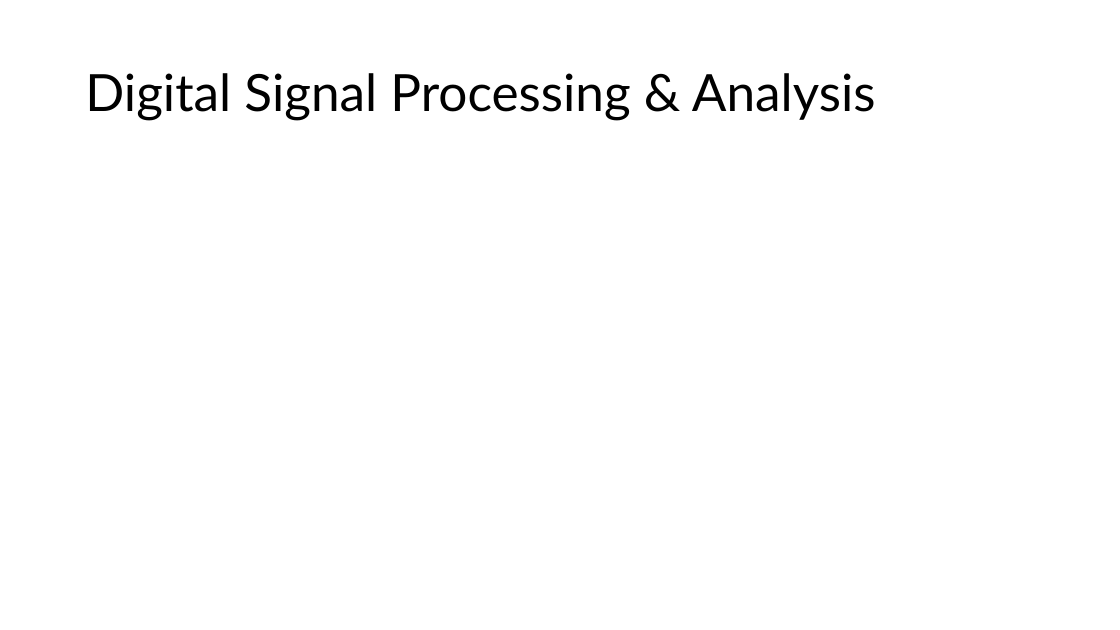
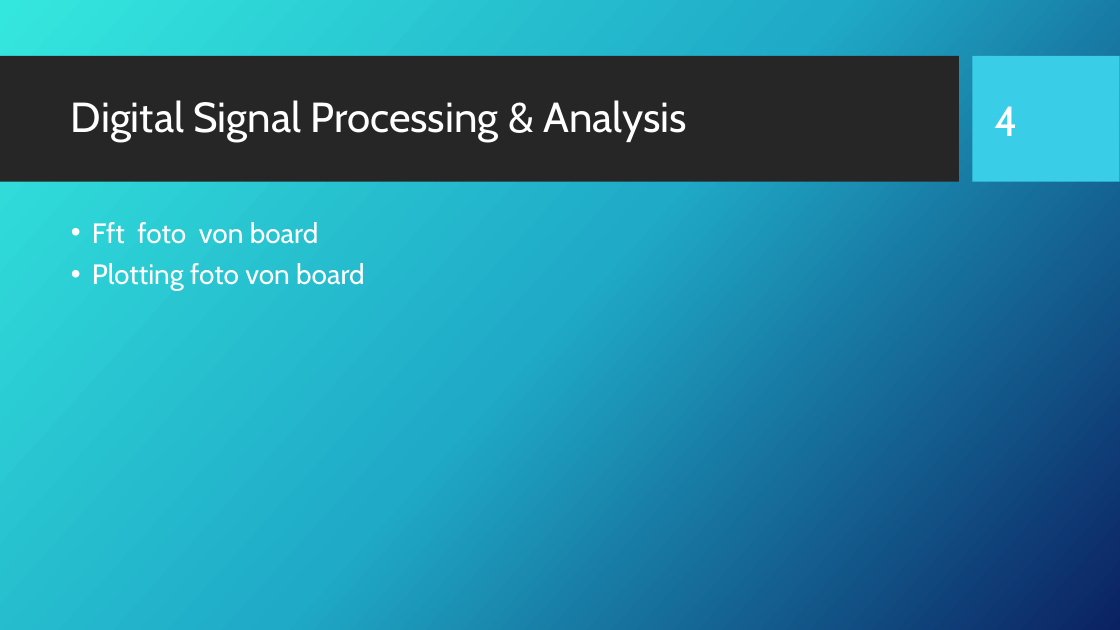
Before and after one commit to Tommy270502/PM3, a slide deck: slide 4 of 2_Assessments/Presentation.pptx. Drawn at 1120x630 pixels with LibreOffice and Linux fonts; fonts in the diff are those of the drawing; background and template pictures are left out. Boxes give left, top, right and bottom in pixels: in the first picture for what was removed or moved away, otherwise in the second. Text is boxed around its words. In the diff, an @@ line names an element or a change of style, - is before the commit and + after.

```diff
--- a/2_Assessments/Presentation.pptx
+++ b/2_Assessments/Presentation.pptx
@@ background #FFFFFF to picture (left out) @@
@@ rectangle added at [0,56,959,182], fill #262626 @@
@@ rectangle added at [973,56,1120,182], fill #39CDE7 @@
@@ title "Digital Signal Processing & Analysis": place and size @@
-title "Digital Signal Processing & Analysis" at [85,73,876,120]
+title "Digital Signal Processing & Analysis" at [71,100,687,142]
@@ title "Digital Signal Processing & Analysis" at [71,100,687,142]: size 44 to 36 pt, font Lato to Cabin, text colour #000000 to #FFFFFF @@
@@ page number added at [994,106,1017,136], 36 pt, text #FFFFFF @@
+4
@@ text added at [92,222,365,291], 24 pt, text #FFFFFF @@
+• Fft foto von board
+• Plotting foto von board
```
Also in this commit, not shown: 5 other slides changed, 1 slide added, 2 slides removed, 1 other file.
